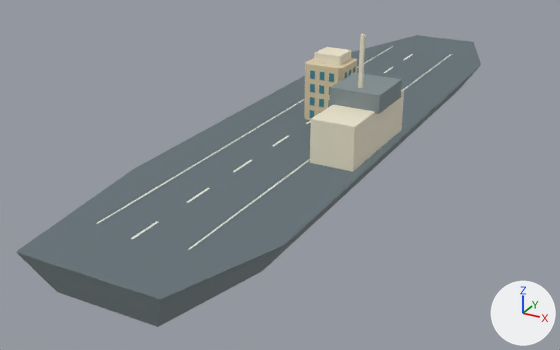
Renders of the glTF model models/environment.glb from each side of a commit.
Rendered twice from a 50 mm lens placed at (93.0, -200.0, 87.0), pointed at (-9.0, -15.0, -5.0). The axes (+X, +Y, +Z) are drawn at lower right. The lights are the same throughout. The older version comes first. Where no turn or scale is listed for an object, it has been applied to the vertices.

Names of what the first picture shows: 'carrier_mesh', 'tower_mesh'.
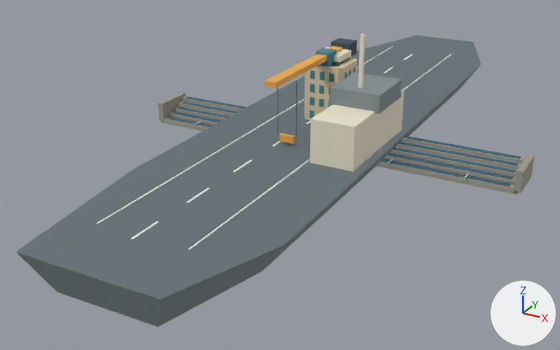
Where the change shows, as pixel boxes (x1, y1, x2, y2) in the pictures (560 x 350 px):
'Concrete_footprint', added: after (162, 112, 518, 195)
'Gantry_jib', added (orange): after (265, 46, 343, 88)
'Raked_step_01', added: after (169, 111, 516, 184)
'Raked_step_04', added: after (181, 96, 526, 163)
'Raked_step_03', added: after (177, 101, 521, 170)
'Raked_step_02', added: after (173, 106, 517, 177)
'Stand_end_wall.001', added: after (514, 154, 535, 194)
'Bench_row_01', added: after (173, 112, 513, 180)
'Bench_row_00', added: after (169, 117, 510, 187)
'Bench_row_02', added: after (178, 107, 516, 172)
'Bench_row_03', added: after (182, 102, 518, 166)
'Bench_row_04', added: after (186, 96, 521, 159)
'Raked_step_00', added: after (164, 117, 515, 190)
'Stand_end_wall', added: after (158, 92, 186, 121)
'Jib_counterweight', added: after (331, 38, 357, 56)
'Operator_cab', added: after (315, 48, 336, 66)
'Cargo_hook', added: after (279, 133, 295, 144)
'Cross_bridge', added (mostly hidden): after (330, 57, 349, 66)

Edits to the bpy script that builds the scene:
```text
Add ob_operator_cab:
    ob_operator_cab = bpy.data.objects.new('Operator_cab', me_operator_cab)  # a box spanning x -2.15..2.15, y -6.4..-1.4, z 27.3..30.9; in mat_mat_glass (cyan #428695)
    ob_operator_cab.location = (0.0, 0.0, 0.0)
Add ob_jib_counterweight:
    ob_jib_counterweight = bpy.data.objects.new('Jib_counterweight', me_jib_counterweight)  # a box spanning x -3.0..3.0, y 5.8..11.2, z 27.0..31.0; in mat_mat_steel (dark cyan #3a5259)
    ob_jib_counterweight.location = (0.0, 0.0, 0.0)
Add ob_gantry_jib:
    ob_gantry_jib = bpy.data.objects.new('Gantry_jib', me_gantry_jib)  # a box spanning x -1.6..1.6, y -36.0..4.0, z 28.8..30.4; in mat_mat_safety (orange #eeac4d)
    ob_gantry_jib.location = (0.0, 0.0, 0.0)
Add ob_cross_bridge:
    ob_cross_bridge = bpy.data.objects.new('Cross_bridge', me_cross_bridge)  # a box spanning x -4.0..4.0, y -4.5..4.5, z 26.15..27.85; in mat_mat_steel (dark cyan #3a5259)
    ob_cross_bridge.location = (0.0, 0.0, 0.0)
Add ob_cargo_hook:
    ob_cargo_hook = bpy.data.objects.new('Cargo_hook', me_cargo_hook)  # a box spanning x -2.05..2.05, y -27.5..-26.5, z 11.1..13.1; in mat_mat_safety (orange #eeac4d)
    ob_cargo_hook.location = (0.0, 0.0, 0.0)
Add ob_stand_end_wall_001:
    ob_stand_end_wall_001 = bpy.data.objects.new('Stand_end_wall.001', me_stand_end_wall_001)  # a box spanning x 57.1..58.9, y -6.5..6.5, z 0.45..6.75; in mat_mat_terrace (grey #9e9c8e)
    ob_stand_end_wall_001.location = (0.0, 0.0, 0.0)
Add ob_stand_end_wall:
    ob_stand_end_wall = bpy.data.objects.new('Stand_end_wall', me_stand_end_wall)  # a box spanning x -58.9..-57.1, y -6.5..6.5, z 0.45..6.75; in mat_mat_terrace (grey #9e9c8e)
    ob_stand_end_wall.location = (0.0, 0.0, 0.0)
Add ob_raked_step_04:
    ob_raked_step_04 = bpy.data.objects.new('Raked_step_04', me_raked_step_04)  # a box spanning x -57.0..57.0, y 3.8..6.2, z 4.8..5.8; in mat_mat_terrace (grey #9e9c8e)
    ob_raked_step_04.location = (0.0, 0.0, 0.0)
Add ob_raked_step_03:
    ob_raked_step_03 = bpy.data.objects.new('Raked_step_03', me_raked_step_03)  # a box spanning x -57.0..57.0, y 1.2..3.8, z 3.8..4.7; in mat_mat_terrace (grey #9e9c8e)
    ob_raked_step_03.location = (0.0, 0.0, 0.0)
Add ob_raked_step_02:
    ob_raked_step_02 = bpy.data.objects.new('Raked_step_02', me_raked_step_02)  # a box spanning x -57.0..57.0, y -1.2..1.2, z 2.7..3.6; in mat_mat_terrace (grey #9e9c8e)
    ob_raked_step_02.location = (0.0, 0.0, 0.0)
Add ob_raked_step_01:
    ob_raked_step_01 = bpy.data.objects.new('Raked_step_01', me_raked_step_01)  # a box spanning x -57.0..57.0, y -3.8..-1.2, z 1.6..2.6; in mat_mat_terrace (grey #9e9c8e)
    ob_raked_step_01.location = (0.0, 0.0, 0.0)
Add ob_raked_step_00:
    ob_raked_step_00 = bpy.data.objects.new('Raked_step_00', me_raked_step_00)  # a box spanning x -57.0..57.0, y -6.2..-3.8, z 0.5..1.5; in mat_mat_terrace (grey #9e9c8e)
    ob_raked_step_00.location = (0.0, 0.0, 0.0)
Add ob_concrete_footprint:
    ob_concrete_footprint = bpy.data.objects.new('Concrete_footprint', me_concrete_footprint)  # a box spanning x -58.0..58.0, y -6.5..6.5, z 0.0..1.0; in mat_mat_terrace (grey #9e9c8e)
    ob_concrete_footprint.location = (0.0, 0.0, 0.0)
Add ob_bench_row_04:
    ob_bench_row_04 = bpy.data.objects.new('Bench_row_04', me_bench_row_04)  # a box spanning x -55.5..55.5, y 4.3..5.7, z 5.8..6.0; in mat_mat_seat (blue #3a687d)
    ob_bench_row_04.location = (0.0, 0.0, 0.0)
Add ob_bench_row_03:
    ob_bench_row_03 = bpy.data.objects.new('Bench_row_03', me_bench_row_03)  # a box spanning x -55.5..55.5, y 1.8..3.2, z 4.7..4.9; in mat_mat_seat (blue #3a687d)
    ob_bench_row_03.location = (0.0, 0.0, 0.0)
Add ob_bench_row_02:
    ob_bench_row_02 = bpy.data.objects.new('Bench_row_02', me_bench_row_02)  # a box spanning x -55.5..55.5, y -0.7..0.7, z 3.6..3.8; in mat_mat_seat (blue #3a687d)
    ob_bench_row_02.location = (0.0, 0.0, 0.0)
Add ob_bench_row_01:
    ob_bench_row_01 = bpy.data.objects.new('Bench_row_01', me_bench_row_01)  # a box spanning x -55.5..55.5, y -3.2..-1.8, z 2.6..2.8; in mat_mat_seat (blue #3a687d)
    ob_bench_row_01.location = (0.0, 0.0, 0.0)
Add ob_bench_row_00:
    ob_bench_row_00 = bpy.data.objects.new('Bench_row_00', me_bench_row_00)  # a box spanning x -55.5..55.5, y -5.7..-4.3, z 1.5..1.7; in mat_mat_seat (blue #3a687d)
    ob_bench_row_00.location = (0.0, 0.0, 0.0)
```
